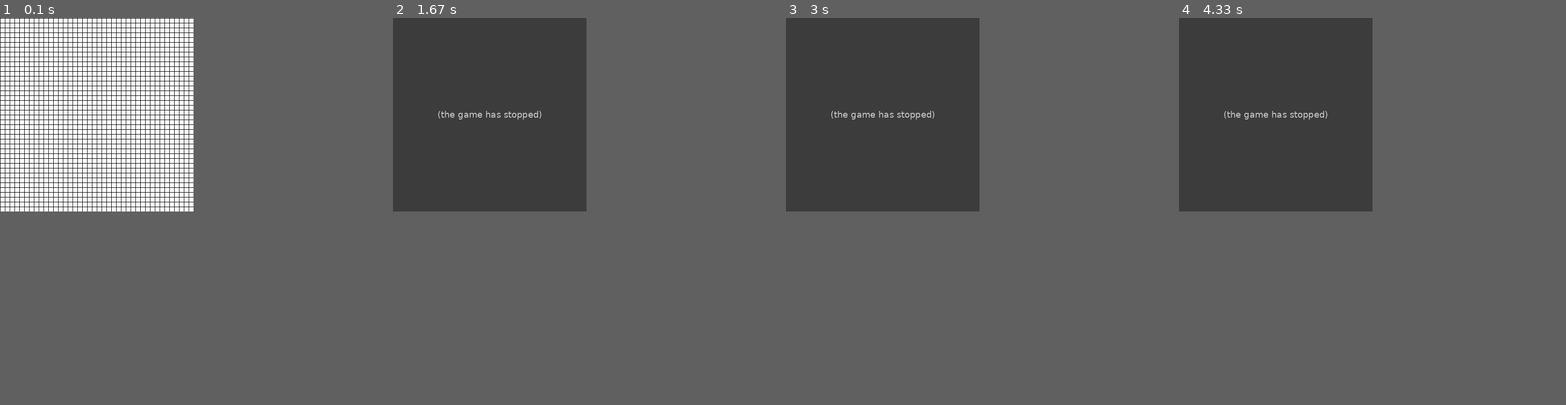
Above: before the commit, frames 1-4 (left to right).
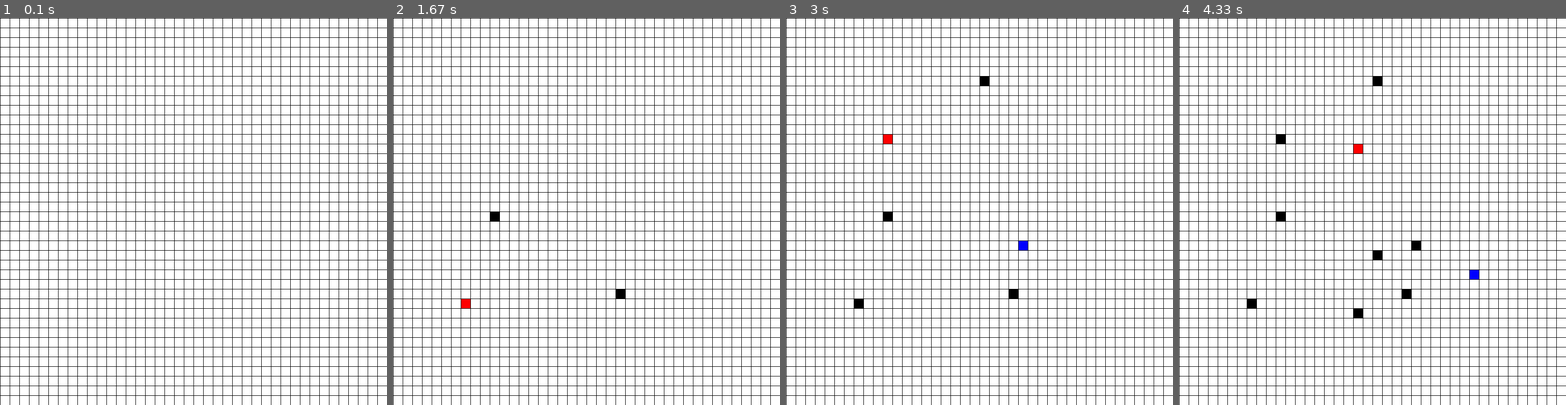
Above: after the commit, the same moments.

Repository: Stalminator/Bfs_sp
Game: pygame game, started from main.py
The game is run twice, just before and just after one commit, with the same random seed, the same clock (stepped at 60 frames per second) and the same inputs.
Inputs (mouse positions are in pixels of both pictures, inside the frame that each line leads up to):
- Up to frame 1 (0.1 s): no input
- Up to frame 2 (1.67 s): tap 0 at 0.33 s; click (493, 215) at 0.72 s; hold W 1-1.47 s; click (625, 296) at 1.08 s; hold S from 1.5 s (still down); click (466, 304) at 1.58 s; tap 1 at 1.65 s
- Up to frame 3 (3 s): release S at 1.8 s; hold W 1.83-2.2 s; click (1025, 246) at 1.92 s; tap 2 at 1.98 s; hold S 2.23-2.6 s; click (987, 79) at 2.32 s; hold W 2.63-2.93 s; click (886, 134) at 2.72 s; tap 1 at 2.78 s; hold S from 2.97 s (still down)
- Up to frame 4 (4.33 s): click (1353, 312) at 3.05 s; tap 2 at 3.12, 4.25 s; release S at 3.27 s; hold W 3.3-3.67 s; click (1376, 254) at 3.38 s; hold S 3.7-4.07 s; click (1360, 145) at 3.78 s; tap 1 at 3.85 s; hold W from 4.1 s (still down); click (1473, 273) at 4.18 s
The window is 400x400 before the commit and 800x800 after it. Grey fills any space a smaller window leaves; there, only what the larger window draws over its background counts as a difference.

The runs differ from the first frame. In frame 1, 9.6% of the frame differs, in the area x 0-100%, y 0-100%; in frame 2, 32%; in frame 3, 33%; in frame 4, 33%.
Error before the commit: IndexError: list index out of range (settings.py line 34); the game stopped at 0.72 s (later frames are placeholders)

Commit message:
fixed rectangle size scaling

Diff:
--- a/main.py
+++ b/main.py
@@ -5,7 +5,7 @@
 
 while s.game:
     s.win.fill(s.WHITE)
-    s.clock.tick(120)
+    s.clock.tick(240)
     mouse_pos = pygame.mouse.get_pos()
     pf.mouse_buttons(mouse_pos)
 
--- a/pygame_functions.py
+++ b/pygame_functions.py
@@ -41,7 +41,7 @@
                 path = bfs.bfs_path()
                 if path:
                     for i in path:
-                        s.s_path.append((s.graph[1][i][1] * 10, s.graph[1][i][0] * 10))
+                        s.s_path.append((s.graph[1][i][1] * s.rect_size, s.graph[1][i][0] * s.rect_size))
                     s.s_path = s.s_path[1:-1]
                 else:
                     print('No path')
@@ -58,7 +58,7 @@
     for i in s.paths:
         tmp = []
         for j in i:
-            tmp.append((s.graph[1][j][1] * 10, s.graph[1][j][0] * 10))
+            tmp.append((s.graph[1][j][1] * s.rect_size, s.graph[1][j][0] * s.rect_size))
 
         draw_lines()
 
@@ -66,7 +66,7 @@
         draw_start_end()
         draw_rect(s.TMP, tmp[1:-1])
         pygame.display.update()
-        time.sleep(0.01)
+        #time.sleep(0.005)
         draw_rect(s.WHITE, tmp[1:-1])
         pygame.display.update()
 
--- a/settings.py
+++ b/settings.py
@@ -2,7 +2,7 @@
 
 clock = pygame.time.Clock()
 
-rect_size = 10
+rect_size = 20
 rect_number = 40
 edge = rect_size * rect_number
 
@@ -31,4 +31,4 @@
     return (rect_size * (x_y[0] // rect_size), rect_size * (x_y[1] // rect_size))
 
 def node_at_xy(x_y):
-    return graph[2][x_y[1] // 10][x_y[0] // 10]
+    return graph[2][x_y[1] // rect_size][x_y[0] // rect_size]
